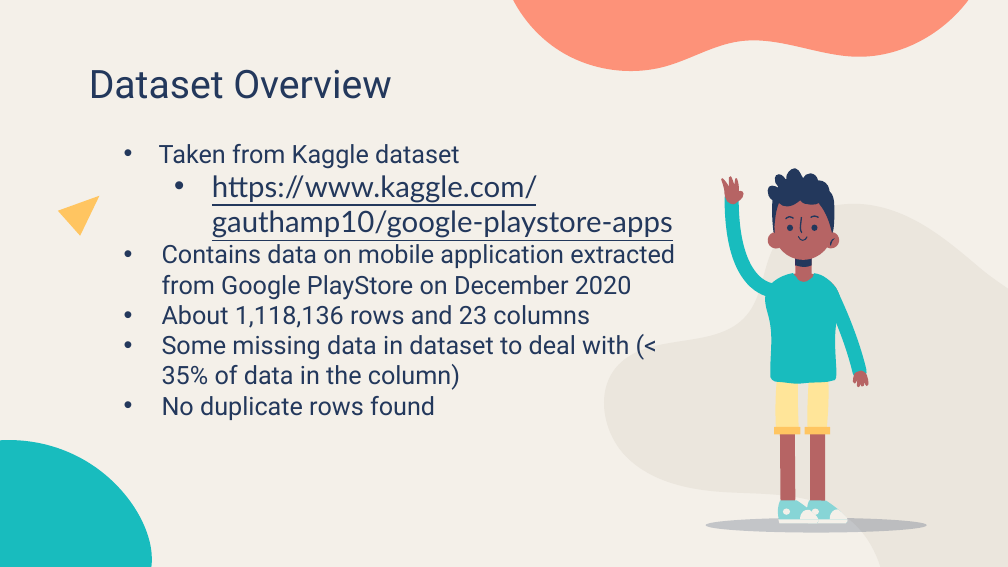
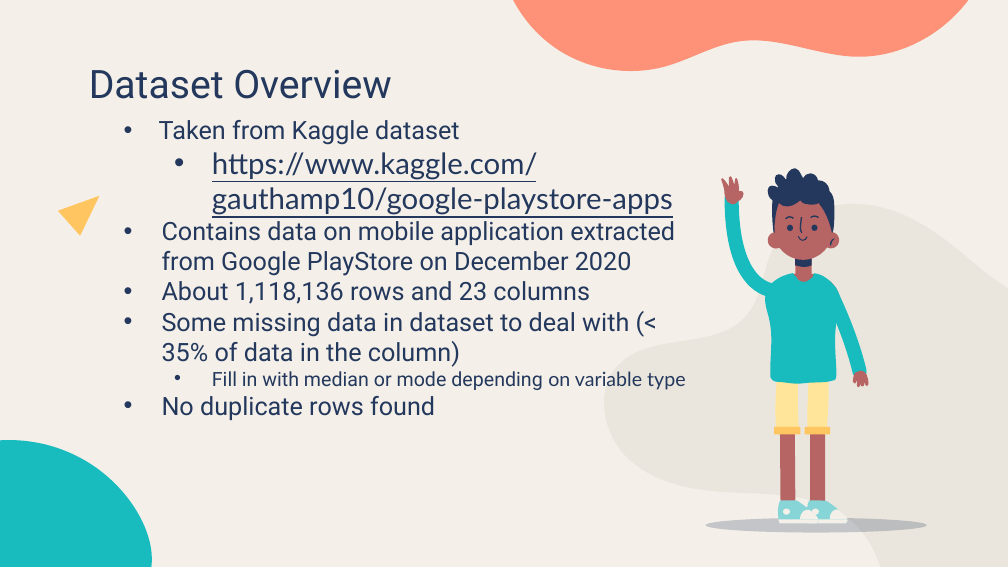
Before and after one commit to LiyanaRoslie/google-apps-ml, a slide deck: slide 5 of Final_Presentation.pptx. Drawn at 1008x567 pixels with LibreOffice and Linux fonts; fonts in the diff are those of the drawing. Boxes give left, top, right and bottom in pixels: in the first picture for what was removed or moved away, otherwise in the second. Text is boxed around its words. In the diff, an @@ line names an element or a change of style, - is before the commit and + after.

```diff
--- a/Final_Presentation.pptx
+++ b/Final_Presentation.pptx
@@ text at box(212, 371, 685, 390): paragraph added @@
+  • Fill in with median or mode depending on variable type
```
Also in this commit, not shown: 11 other slides changed, 2 slides added.
